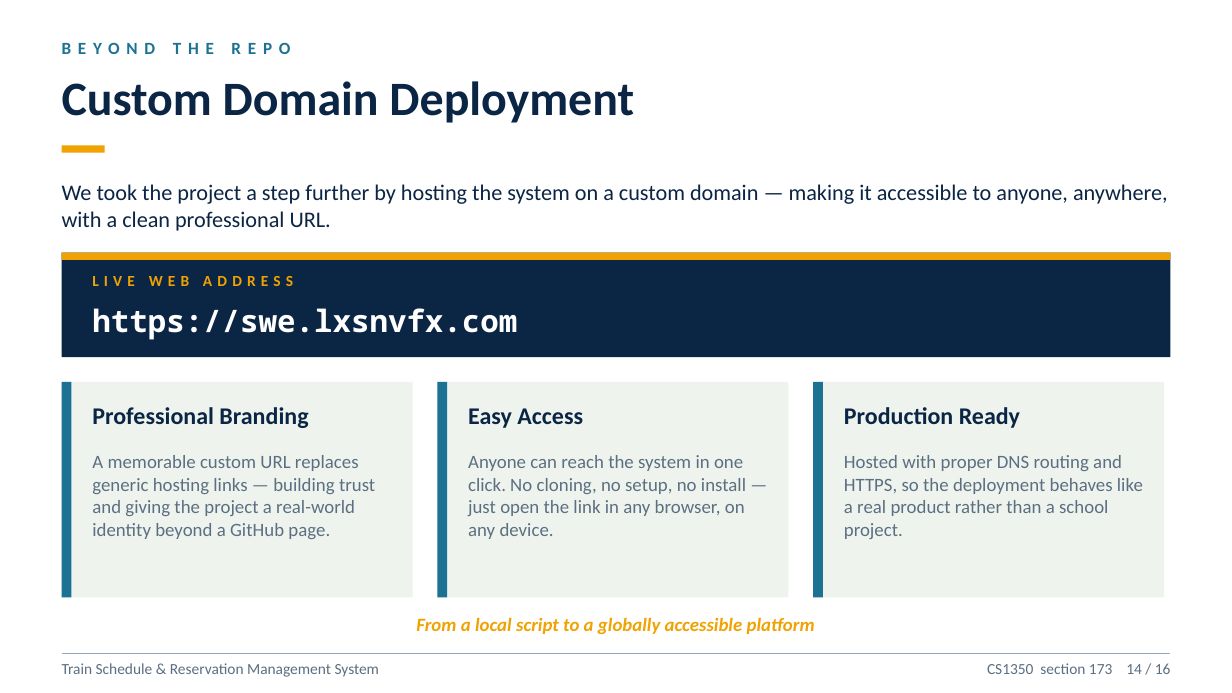
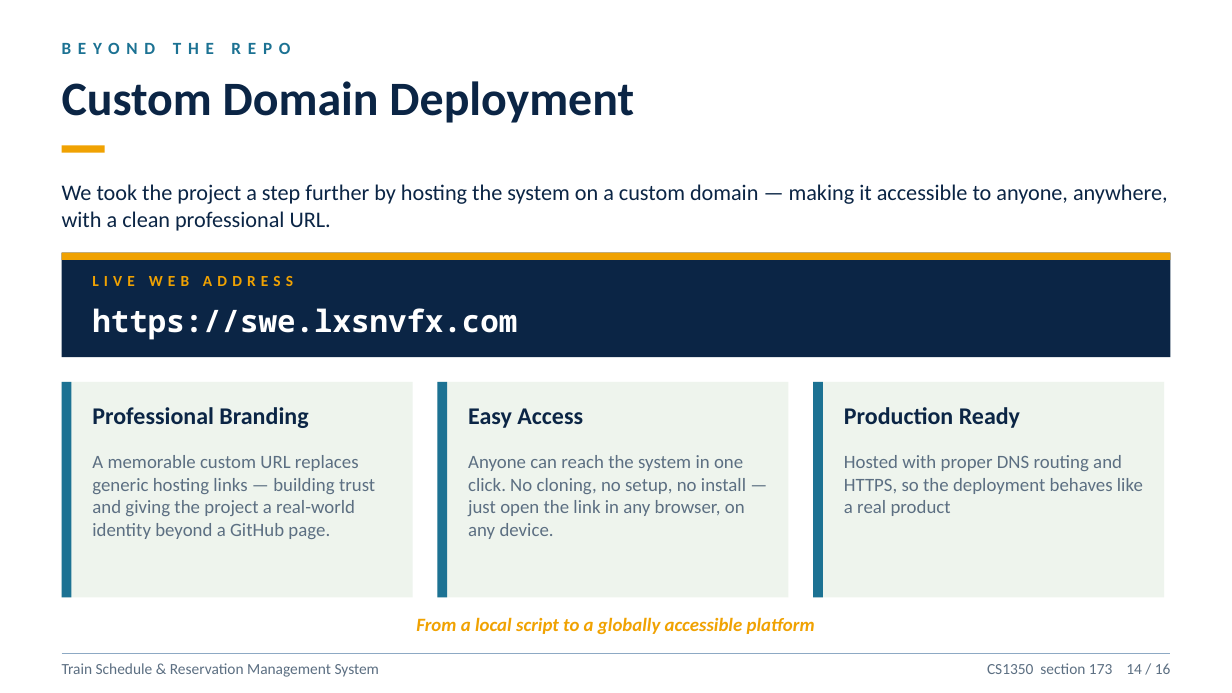
Before and after one commit to fahadg2/train-reservation-system, a slide deck: slide 14 of presentation/Train_System_Presentation-F2.pptx. Drawn at 1232x693 pixels with LibreOffice and Linux fonts; fonts in the diff are those of the drawing. Boxes give left, top, right and bottom in pixels: in the first picture for what was removed or moved away, otherwise in the second. Text is boxed around its words. In the diff, an @@ line names an element or a change of style, - is before the commit and + after.

```diff
--- a/presentation/Train_System_Presentation-F2.pptx
+++ b/presentation/Train_System_Presentation-F2.pptx
@@ text at [844,455,1143,516]: text changed @@
-Hosted with proper DNS routing and HTTPS, so the deployment behaves like a real product rather than a school project.
+Hosted with proper DNS routing and HTTPS, so the deployment behaves like a real product
```
Also in this commit, not shown: 1 other slide changed.
